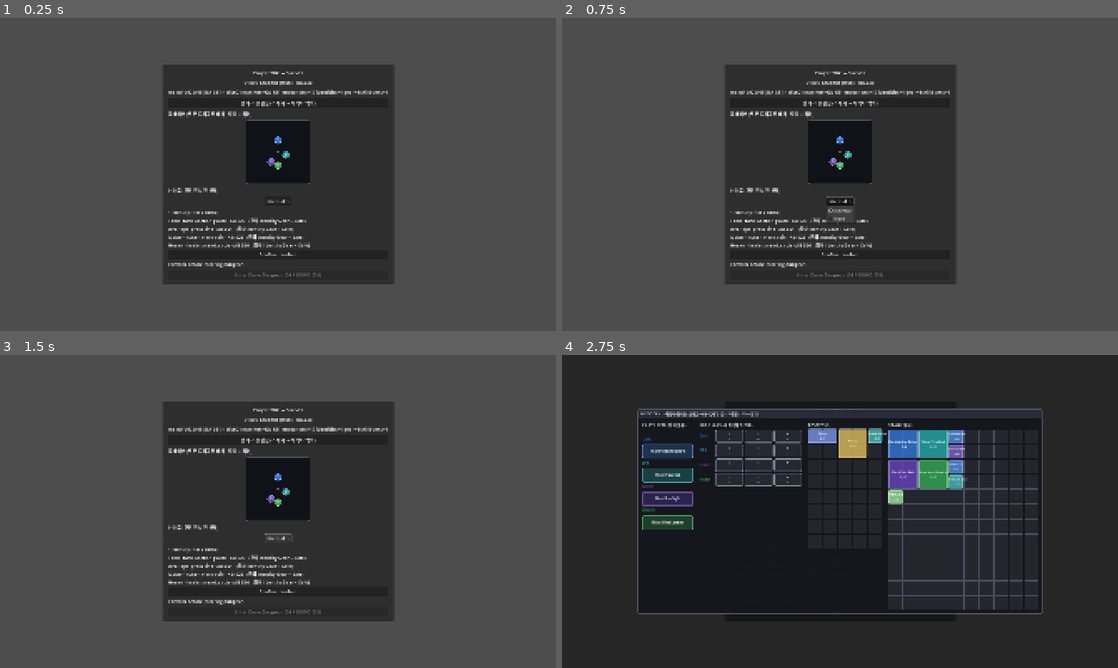
Above: before the commit, frames 1-4 (two rows, left to right).
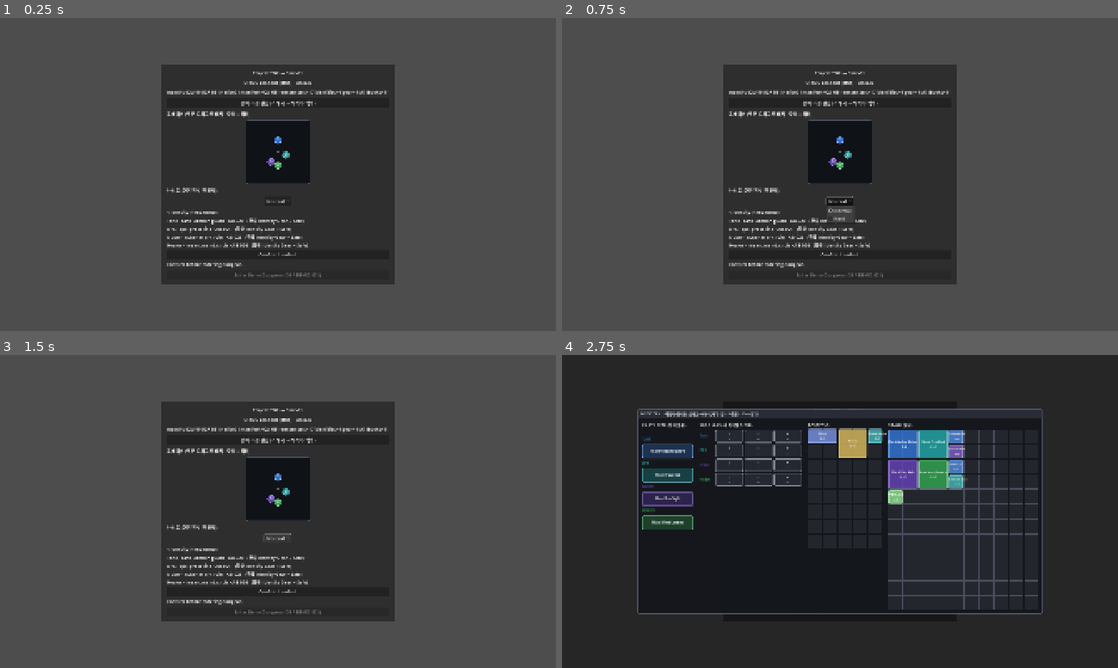
Above: after the commit, the same moments.

Repository: haepari1019/project_tdc_game
Game: Godot game, scene res://scenes/main.tscn
Same seed, same stepped clock (60 frames per second), same inputs: the game is played once before the commit and once after it.
Inputs:
- Up to frame 1 (0.25 s): no input
- Up to frame 2 (0.75 s): click "Normal" at 0.5 s
- Up to frame 3 (1.5 s): click "Normal" at 1.25 s
- Up to frame 4 (2.75 s): click "장비·스킬 편집 (스태시 → 캐릭터/백팩)" at 2 s

The runs differ from the first frame. In frame 1, 1.7% of the frame differs, in the area x 29-70%, y 14-86%; in frame 2, 1.7%; in frame 3, 1.7%; in frame 4, less than 0.1%.

Commit message:
feat: P2-S3f 배치3 — zone/cold AB 파티 lootable (skillbook)
S3f "enemy+lootable"의 lootable 절반. 파티가 looted 스킬북으로 zone/cold 직접 시전.

- skillbooks.json: AB-009/036/039/040/042/043(skillbook_zone)·AB-041(skillbook_cold) 7행.
- effects/sb_zone.gd(ctx.spawn_zone)·sb_cold.gd(AoE dmg+Chilled+ctx.cold_hit→ColdDamageHit).
  ability_dispatch 등록 + ctx 파사드 spawn_zone/cold_hit.
- 샌드박스 로드아웃에 자동 노출 — Nuker/Healer zone, DPS/Nuker Glacial Bolt 장착 후
  Q/E/R 시전 → 파티가 직접 존 깔고 콤보(Ember 점화·Glacial 결빙).

검증: JSON·컴파일·샌드박스·ci_smoke PASS. 기록 IMPL-DEC-20260620-008.

Co-Authored-By: Claude Opus 4.8 <noreply@anthropic.com>

Diff:
--- a/data/slice01/id_registry.json
+++ b/data/slice01/id_registry.json
@@ -25,7 +25,7 @@
   ],
   "_note_ability_ids": "AB-002/010/011 = enemy lootable-shared (S2a). AB-004/008/012/098 = enemy SIGNATURE casts (S2c-1 …(219 unchanged characters)…
   "_note_ability_ids": "AB-002/010/011 = enemy signature/lootable. AB-020/024/025/026 = player Identity. AB-037 = Ember (skillbook). AB-001/014/015/016 removed (spec→rom_*); AB-S01..S04 removed (non-spec demo subs).",
-  "_note_ability_ids_s3f": "AB-009/036/039/040/042/043 = kin …(170 unchanged characters)… Bolt(ColdDamageHit emitter, EN-007). 파티 로드아웃(skillbook 카탈로그) 미구현.",
+  "_note_ability_ids_s3f": "AB-009/036/039/040/042/043 = kin …(170 unchanged characters)… Bolt(ColdDamageHit emitter, EN-007). 파티 lootable = skillbooks.json(skillbook_zone/skillbook_cold) + sb_zone/sb_cold 이펙트.",
   "enemy_basic_attack_ids": [
     "rom_melee_kb_light", "rom_fodder_melee_tap", "rom_fodder_pebble_toss", "rom_swarm_nip",
     "rom_elite_voltaic_double", "rom_elite_melee_flurry", "rom_elite_slag_toss",
--- a/data/slice01/skillbooks.json
+++ b/data/slice01/skillbooks.json
@@ -32,6 +32,42 @@
       "range_band": "Mid",
       "charges_max": 8,
       "cast": { "kind": "skillbook_fire", "cooldown_s": 5, "targeted": true, "range_m": 12, "radius_m": 3.0, "damage_mult": 1.8 }
+    },
+
+    {
+      "base_ability_id": "AB-009", "display_name": "Spawn Oil Patch", "equip_classes": ["Nuker", "Healer"],
+      "range_band": "Mid", "charges_max": 6,
+      "cast": { "kind": "skillbook_zone", "cooldown_s": 8, "targeted": true, "range_m": 9, "medium": "Oil", "radius_m": 2.0, "ttl_s": 8.0 }
+    },
+    {
+      "base_ability_id": "AB-036", "display_name": "Spawn Water Patch", "equip_classes": ["Nuker", "Healer"],
+      "range_band": "Mid", "charges_max": 6,
+      "cast": { "kind": "skillbook_zone", "cooldown_s": 8, "targeted": true, "range_m": 9, "medium": "Water", "radius_m": 2.0, "ttl_s": 8.0 }
+    },
+    {
+      "base_ability_id": "AB-039", "display_name": "Vent Spore Cloud", "equip_classes": ["Nuker", "Healer"],
+      "range_band": "Mid", "charges_max": 5,
+      "cast": { "kind": "skillbook_zone", "cooldown_s": 9, "targeted": true, "range_m": 9, "medium": "ToxicGas", "radius_m": 2.0, "ttl_s": 9.0, "dps": 8.0 }
+    },
+    {
+      "base_ability_id": "AB-040", "display_name": "Spawn Frost Patch", "equip_classes": ["Nuker", "Healer"],
+      "range_band": "Mid", "charges_max": 5,
+      "cast": { "kind": "skillbook_zone", "cooldown_s": 9, "targeted": true, "range_m": 9, "medium": "Ice", "radius_m": 2.0, "ttl_s": 9.0 }
+    },
+    {
+      "base_ability_id": "AB-042", "display_name": "Spawn Gust Patch", "equip_classes": ["Nuker", "Healer"],
+      "range_band": "Mid", "charges_max": 5,
+      "cast": { "kind": "skillbook_zone", "cooldown_s": 10, "targeted": true, "range_m": 9, "medium": "Wind", "radius_m": 2.0, "ttl_s": 8.0 }
+    },
+    {
+      "base_ability_id": "AB-043", "display_name": "Spawn Briar Patch", "equip_classes": ["Nuker", "Healer"],
+      "range_band": "Mid", "charges_max": 5,
+      "cast": { "kind": "skillbook_zone", "cooldown_s": 9, "targeted": true, "range_m": 9, "medium": "Vegetation", "radius_m": 2.0, "ttl_s": 9.0 }
+    },
+    {
+      "base_ability_id": "AB-041", "display_name": "Glacial Bolt", "equip_classes": ["DPS", "Nuker"],
+      "range_band": "Long", "charges_max": 8,
+      "cast": { "kind": "skillbook_cold", "cooldown_s": 5.5, "targeted": true, "range_m": 12, "radius_m": 2.0, "damage_mult": 1.2, "chill_dur_s": 3.0 }
     }
   ]
 }
--- a/scripts/combat/abilities/ability_dispatch.gd
+++ b/scripts/combat/abilities/ability_dispatch.gd
@@ -21,6 +21,8 @@
 	preload("res://scripts/combat/abilities/effects/sb_poison.gd"),
 	preload("res://scripts/combat/abilities/effects/sb_stun.gd"),
 	preload("res://scripts/combat/abilities/effects/sb_fire.gd"),
+	preload("res://scripts/combat/abilities/effects/sb_zone.gd"),
+	preload("res://scripts/combat/abilities/effects/sb_cold.gd"),
 ]
 
 # F-009 §3.2.1 Family Mismatch Penalty — off-main-class (sub) skillbook use. Demo heuristic:
@@ -130,3 +132,13 @@
 
 func fire_hit(center: Vector3, r: float, depth: int, source: Node = null) -> void:
 	_reactions.fire_hit(center, r, depth, source)
+
+
+## Spawn a medium ground zone (party spawn-zone subs: AB-009/036/039/040/042/043).
+func spawn_zone(medium: String, pos: Vector3, radius: float, dps: float, ttl: float, source: Node = null) -> void:
+	_reactions.spawn_zone(medium, pos, radius, dps, ttl, source)
+
+
+## Emit a ColdDamageHit at a point (party Glacial Bolt, AB-041) → Cold RX (Water→Ice, Veg→Slowed).
+func cold_hit(center: Vector3, radius: float, source: Node = null) -> void:
+	_reactions.emit_event("ColdDamageHit", {"position": center, "radius": radius, "source": source})
--- /dev/null
+++ b/scripts/combat/abilities/effects/sb_cold.gd
@@ -0,0 +1,25 @@
+extends RefCounted
+## AB-041 Glacial Bolt skillbook (kind=skillbook_cold) — aimed cold burst: AoE dmg + Chilled +
+## ColdDamageHit (Water→Ice, Vegetation→Slowed RX). Drop-in effect. ref: F-009 / F-027.
+
+const SkillVfx := preload("res://scripts/combat/abilities/skill_vfx.gd")
+
+
+func kind() -> String:
+	return "skillbook_cold"
+
+
+func cast(m: CharacterBody3D, p: Dictionary, target_pos: Vector3, ctx) -> bool:
+	var center := Vector3(target_pos.x, m.global_position.y, target_pos.z)
+	var radius := float(p.get("radius_m", 2.0))
+	var dmg: float = float(p.get("damage_mult", 1.2)) * m.basic_damage * float(p.get("_coeff", 1.0))
+	var foes: Array = ctx.enemies_in_radius(center, radius)
+	for e in foes:
+		ctx.deal_damage(e, m, dmg)
+		if e.has_method("apply_outcome"):
+			e.apply_outcome("Chilled", float(p.get("chill_dur_s", 3.0)))
+	ctx.cold_hit(center, radius, m)  # ColdDamageHit → RX (Water→Ice, Veg→Slowed)
+	ctx.sub_shake(p)
+	SkillVfx.telegraph(ctx, center, Color(0.6, 0.9, 1.0, 0.45), radius)  # cyan frost impact
+	print("[SB] %s Glacial Bolt — %d foes" % [m.class_id, foes.size()])
+	return true
--- /dev/null
+++ b/scripts/combat/abilities/effects/sb_zone.gd
@@ -0,0 +1,19 @@
+extends RefCounted
+## Spawn-zone skillbook (kind=skillbook_zone) — AB-009/036/039/040/042/043. Lays a medium ground
+## zone at the aimed spot (Oil/Water/ToxicGas/Ice/Wind/Vegetation). Combos via the RX matrix when a
+## Hit event lands on it (Ember→Steam/burn/flash, Glacial→Ice…). Drop-in effect. ref: F-009/F-027.
+
+const SkillVfx := preload("res://scripts/combat/abilities/skill_vfx.gd")
+
+
+func kind() -> String:
+	return "skillbook_zone"
+
+
+func cast(m: CharacterBody3D, p: Dictionary, target_pos: Vector3, ctx) -> bool:
+	var pos := Vector3(target_pos.x, m.global_position.y, target_pos.z)
+	var medium := String(p.get("medium", "Oil"))
+	ctx.spawn_zone(medium, pos, float(p.get("radius_m", 2.0)), float(p.get("dps", 0.0)), float(p.get("ttl_s", 8.0)), m)
+	SkillVfx.telegraph(ctx, pos, Color(0.6, 0.6, 0.85, 0.4), float(p.get("radius_m", 2.0)))
+	print("[SB] %s spawn zone %s" % [m.class_id, medium])
+	return true
Not shown, changed: docs/impl_decisions/ImplDecisionLog.md
